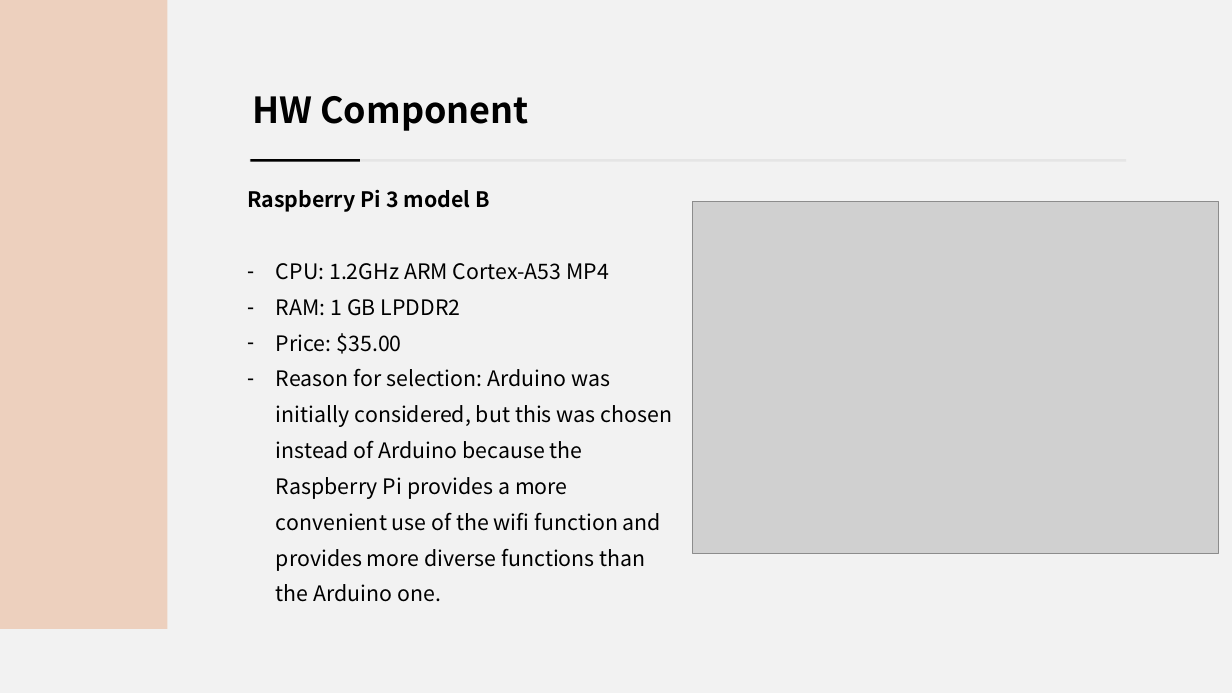
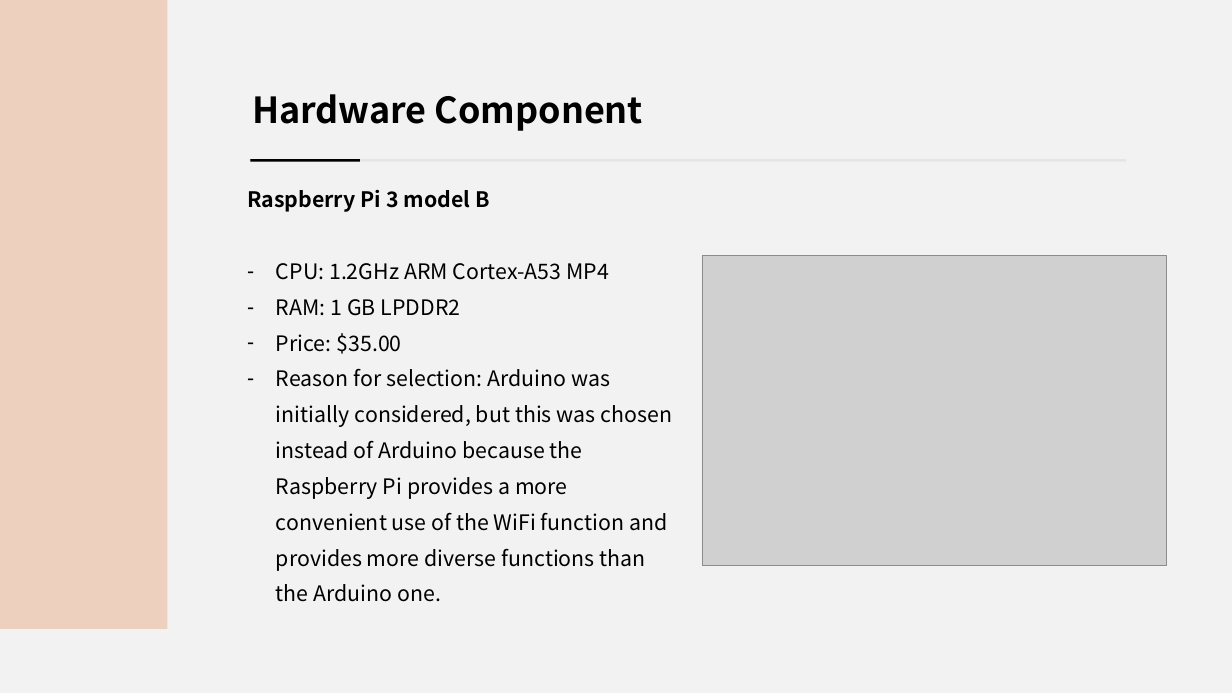
Before and after one commit to jsotouto/ICARUS, a slide deck: slide 11 of ICARUS 최종(일껄).pptx (slide 8 before the commit). Drawn at 1232x693 pixels with LibreOffice and Linux fonts; fonts in the diff are those of the drawing; grey boxes stand for pictures. Boxes give left, top, right and bottom in pixels: in the first picture for what was removed or moved away, otherwise in the second. Text is boxed around its words. In the diff, an @@ line names an element or a change of style, - is before the commit and + after.

```diff
--- a/ICARUS 최종(일껄).pptx
+++ b/ICARUS 최종(일껄).pptx
@@ text at bbox=[252, 94, 643, 131]: text changed @@
-HW Component
+Hardware Component
@@ picture: place and size @@
-picture at bbox=[692, 201, 1219, 553]
+picture at bbox=[702, 256, 1167, 566]
@@ text at bbox=[276, 368, 672, 602]: text changed @@
-– Reason for selection: Arduino was initially considered, but this was chosen instead of Arduino because the Raspberry Pi provides a more convenient use of the wifi function and provides more diverse functions than the Arduino one.
+– Reason for selection: Arduino was initially considered, but this was chosen instead of Arduino because the Raspberry Pi provides a more convenient use of the WiFi function and provides more diverse functions than the Arduino one.
```
Also in this commit, not shown: 17 other slides changed, 2 slides added, 3 slides removed, 2 other files.
